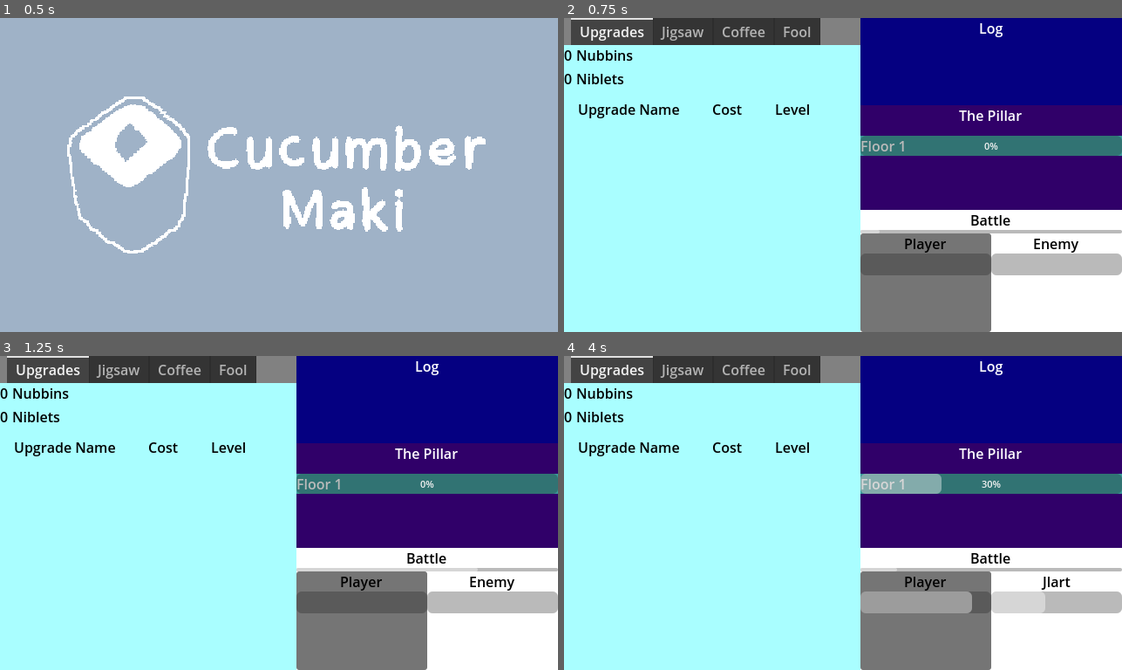
Above: before the commit, frames 1-4 (two rows, left to right).
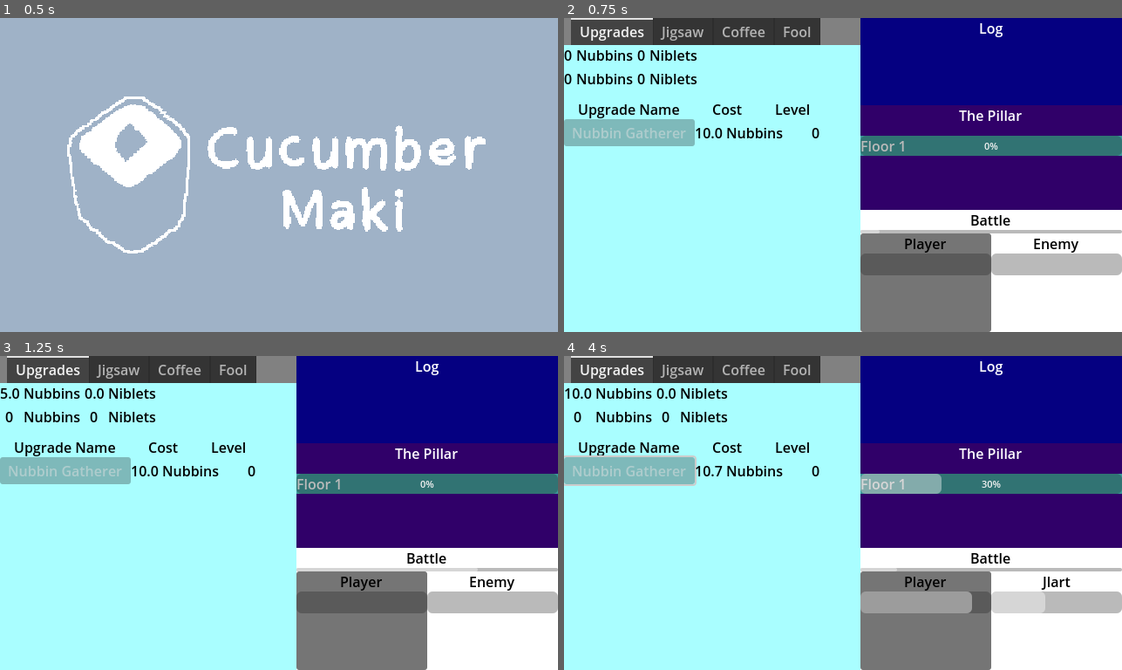
Above: after the commit, the same moments.

Repository: Cucumber-Maki/gmtk-2025
Game: Godot game, scene res://scenes/splashScreen/splashScreen.tscn
Two runs of this game, one before a commit and one after it. Both use one fixed random seed, a clock stepped at 60 frames per second and the inputs below.
Inputs (mouse positions are in pixels of both pictures, inside the frame that each line leads up to):
- Up to frame 1 (0.5 s): no input
- Up to frame 2 (0.75 s): tap Enter at 0.5 s; move the mouse to (965, 159) at 0.52 s; click (965, 159) at 0.67 s
- Up to frame 3 (1.25 s): no input
- Up to frame 4 (4 s): drag from (731, 528) to (815, 575) at 1.27 s; click (630, 472) at 2 s, where only the run after the commit has a clickable "Nubbin Gatherer"; move the mouse to (898, 443) at 2.77 s; drag from (815, 575) to (675, 465) at 3.52 s

Frame 1 is identical in both runs. In frame 2, 2.8% of the frame differs, in the area x 0-46%, y 10-41%; in frame 3, 3.3%; in frame 4, 3.6%, in the area x 0-46%, y 10-42%.

Commit message:
feat: resources

Diff:
--- /dev/null
+++ b/assets/gameLoop/resources/resources.gd
@@ -0,0 +1,47 @@
+extends Node
+
+enum UpgradeResource{
+	Nubbin,
+	Niblet,
+}
+
+var currentNubbins : float;
+var currentNiblets : float;
+
+var nubbinsPerSecond : float;
+var nibletsPerSecond : float;
+
+signal nubbinsChanged
+signal nibletsChanged
+func addResource(amount : float, resourceType : UpgradeResource) -> void:
+	match resourceType:
+		UpgradeResource.Nubbin:
+			currentNubbins += amount
+			nubbinsChanged.emit()
+		UpgradeResource.Niblet:
+			currentNiblets += amount
+			nibletsChanged.emit()
+
+
+
+func getResource(resourceType : UpgradeResource) -> float:
+	match resourceType:
+		UpgradeResource.Nubbin:
+			return currentNubbins;
+		UpgradeResource.Niblet:
+			return currentNiblets;
+		_:
+			return currentNubbins
+
+var timer : float;
+func _process(delta: float) -> void:
+	timer += delta
+	if timer > 1:
+		addResource(nubbinsPerSecond, UpgradeResource.Nubbin)
+		addResource(nibletsPerSecond, UpgradeResource.Niblet)
+		timer -= 1;
+
+func _ready() -> void:
+	currentNiblets = 0;
+	currentNubbins = 0;
+	nubbinsPerSecond = 5;
--- /dev/null
+++ b/assets/menus/upgradePage/resourceCounts.gd
@@ -0,0 +1,23 @@
+extends GridContainer
+
+func _ready() -> void:
+	Resources.nubbinsChanged.connect(updateNubbins)
+	Resources.nibletsChanged.connect(updateNiblets)
+
+
+
+func updateNubbins() -> void:
+	var newValue : float= Resources.getResource(Resources.UpgradeResource.Nubbin);
+	$NubbinsNumber.text = str(newValue);
+
+func updateNiblets() -> void:
+	var newValue : float= Resources.getResource(Resources.UpgradeResource.Niblet);
+	$NibletsNumber.text = str(newValue);
+
+func updateNubbinsPerSecond() -> void:
+	pass;
+#	TODO
+
+func updateNibletsPerSecond() -> void:
+	pass;
+#	TODO
--- /dev/null
+++ b/assets/menus/upgradePage/resourceCounts.tscn
@@ -0,0 +1,51 @@
+[gd_scene load_steps=2 format=3 uid="uid://cti4kq5aohg0l"]
+
+[ext_resource type="Script" uid="uid://d00r7hj3snnmj" path="res://assets/menus/upgradePage/resourceCounts.gd" id="1_a5u2r"]
+
+[node name="ResourceCounts" type="GridContainer"]
+columns = 4
+script = ExtResource("1_a5u2r")
+
+[node name="NubbinsNumber" type="Label" parent="."]
+layout_mode = 2
+theme_override_colors/font_color = Color(0, 0, 0, 1)
+text = "0"
+horizontal_alignment = 1
+
+[node name="NubbinsLabel" type="Label" parent="."]
+layout_mode = 2
+theme_override_colors/font_color = Color(0, 0, 0, 1)
+text = "Nubbins"
+
+[node name="NibletsNumber" type="Label" parent="."]
+layout_mode = 2
+theme_override_colors/font_color = Color(0, 0, 0, 1)
+text = "0"
+horizontal_alignment = 1
+
+[node name="NibletsLabel" type="Label" parent="."]
+layout_mode = 2
+theme_override_colors/font_color = Color(0, 0, 0, 1)
+text = "Niblets"
+
+[node name="NubbinsPerSecondNumber" type="Label" parent="."]
+layout_mode = 2
+theme_override_colors/font_color = Color(0, 0, 0, 1)
+text = "0"
+horizontal_alignment = 1
+
+[node name="NubbinsPerSecondLabel" type="Label" parent="."]
+layout_mode = 2
+theme_override_colors/font_color = Color(0, 0, 0, 1)
+text = "Nubbins"
+
+[node name="NibletsPerSecondNumber" type="Label" parent="."]
+layout_mode = 2
+theme_override_colors/font_color = Color(0, 0, 0, 1)
+text = "0"
+horizontal_alignment = 1
+
+[node name="NibletsPerSecondLabel" type="Label" parent="."]
+layout_mode = 2
+theme_override_colors/font_color = Color(0, 0, 0, 1)
+text = "Niblets"
--- a/assets/menus/upgradePage/upgradeButtons.gd
+++ b/assets/menus/upgradePage/upgradeButtons.gd
@@ -1,18 +1,19 @@
 extends VBoxContainer
 
-enum UpgradeResource{
-	Nubbin,
-	Niblet,
-}
 
 var upgradeRowPreload = preload("res://assets/menus/upgradePage/upgradeRow.tscn");
 
 func _ready() -> void:
-	pass;
+
 	#upgrade rows
+	addUpgradeRow("Nubbin Gatherer", "A lil guy to gather you nubbins", 10, 1.07, Resources.UpgradeResource.Nubbin, func():pass);
 
-
-func addUpgradeRow(buttonName : String, buttonHover : String, costMultiplier : float, resource : UpgradeResource, effect : Callable):
+func addUpgradeRow(buttonName : String,
+	buttonHover : String,
+	baseCost: float,
+	costMultiplier : float,
+	resource : Resources.UpgradeResource,
+	effect : Callable):
 	var upgradeRow = upgradeRowPreload.instantiate();
-	upgradeRow.initialSetup(buttonName, buttonHover, costMultiplier, resource, effect)
+	upgradeRow.initialSetup(buttonName, buttonHover, baseCost,costMultiplier, resource, effect)
 	add_child(upgradeRow)
--- a/assets/menus/upgradePage/upgradeRow.gd
+++ b/assets/menus/upgradePage/upgradeRow.gd
@@ -1,29 +1,49 @@
 extends HBoxContainer
 
-enum UpgradeResource{
-	Nubbin,
-	Niblet,
-}
 
-var _currentCost : int;
+
+var _currentCost : float;
 var _costMultiplier : float;
-var _requiredResource : UpgradeResource;
+var _requiredResource : Resources.UpgradeResource;
 
 func _ready() -> void:
-	var _buttonName : String = "Name Goes Here";
-	var _buttonHoverDescription : String = "Description";
+#	default value
+	_costMultiplier = 1.07;
+	$Button.button_up.connect(completePurchase);
 
-	_costMultiplier = 1.07;
-	var _requiredResource : UpgradeResource;
 
-func initalSetup(buttonName : String,
+func initialSetup(buttonName : String,
 	buttonHover : String,
+	baseCost : float,
 	costMultiplier : float,
-	resource : UpgradeResource,
+	resource : Resources.UpgradeResource,
 	effect : Callable) -> void:
 	$Button.text = buttonName;
 	$Button.tooltip_text = buttonHover;
 	$Button.button_up.connect(effect);
 
+	_currentCost = baseCost;
 	_costMultiplier = costMultiplier;
 	_requiredResource = resource;
+	refreshCost()
+
+func refreshCost():
+	if _requiredResource == Resources.UpgradeResource.Niblet:
+		$Cost.text = str(_currentCost)+" Niblets";
+	elif _requiredResource == Resources.UpgradeResource.Nubbin:
+		$Cost.text = str(_currentCost)+" Nubbins";
+
+
+func completePurchase():
+	Resources.addResource(-_currentCost, _requiredResource)
+	_currentCost = _currentCost*_costMultiplier;
+	refreshCost()
+
+func _process(delta: float) -> void:
+	validatePurchasable()
+
+func validatePurchasable():
+	if Resources.getResource(_requiredResource) >= _currentCost:
+		$Button.disabled = false;
+	else:
+		$Button.disabled = true;
--- a/assets/menus/upgradePage/upgradeRow.tscn
+++ b/assets/menus/upgradePage/upgradeRow.tscn
@@ -8,6 +8,7 @@
 [node name="Button" type="Button" parent="."]
 custom_minimum_size = Vector2(150, 0)
 layout_mode = 2
+disabled = true
 text = "Nubbin Gatherer"
 
 [node name="Cost" type="Label" parent="."]
--- a/project.godot
+++ b/project.godot
@@ -25,6 +25,7 @@
 GameSettings="*res://assets/game/gameSettings.gd"
 GameState="*res://assets/game/gameState.gd"
 DebugSettings="*res://assets/debug/debugSettings/debugSettings.gd"
+Resources="*res://assets/gameLoop/resources/resources.gd"
 
 [debug]
 
--- a/scenes/game/game.tscn
+++ b/scenes/game/game.tscn
@@ -1,7 +1,8 @@
-[gd_scene load_steps=11 format=3 uid="uid://cea0kc0y5xkmo"]
+[gd_scene load_steps=12 format=3 uid="uid://cea0kc0y5xkmo"]
 
 [ext_resource type="PackedScene" uid="uid://xy3aopgi2d6r" path="res://assets/menus/upgradePage/upgradeButtons.tscn" id="1_0sr1o"]
 [ext_resource type="PackedScene" uid="uid://bbifpjh38o0od" path="res://assets/jigsaw/hand/hand.tscn" id="1_7h61r"]
+[ext_resource type="PackedScene" uid="uid://cti4kq5aohg0l" path="res://assets/menus/upgradePage/resourceCounts.tscn" id="1_87uf6"]
 [ext_resource type="PackedScene" uid="uid://43nivlwe34mu" path="res://assets/jigsaw/jigsawPiece/jigsawPieceBase.tscn" id="2_0sr1o"]
 [ext_resource type="PackedScene" uid="uid://bxc6gcyp5h2hr" path="res://assets/gameLoop/log/log.tscn" id="3_0sr1o"]
 [ext_resource type="PackedScene" uid="uid://81ra0g3pbd5y" path="res://assets/gameLoop/pillar/pillar.tscn" id="4_kelw5"]
@@ -65,31 +66,8 @@
 grow_vertical = 2
 dragging_enabled = false
 
-[node name="ResourceCounts" type="GridContainer" parent="CanvasLayer/HSplitContainer/UpgradePanel/Upgrades/VSplitContainer"]
+[node name="ResourceCounts" parent="CanvasLayer/HSplitContainer/UpgradePanel/Upgrades/VSplitContainer" instance=ExtResource("1_87uf6")]
 layout_mode = 2
-columns = 2
-
-[node name="NubbinsNumber" type="Label" parent="CanvasLayer/HSplitContainer/UpgradePanel/Upgrades/VSplitContainer/ResourceCounts"]
-layout_mode = 2
-theme_override_colors/font_color = Color(0, 0, 0, 1)
-text = "0"
-horizontal_alignment = 1
-
-[node name="NubbinsLabel" type="Label" parent="CanvasLayer/HSplitContainer/UpgradePanel/Upgrades/VSplitContainer/ResourceCounts"]
-layout_mode = 2
-theme_override_colors/font_color = Color(0, 0, 0, 1)
-text = "Nubbins"
-
-[node name="NibletsNumber" type="Label" parent="CanvasLayer/HSplitContainer/UpgradePanel/Upgrades/VSplitContainer/ResourceCounts"]
-layout_mode = 2
-theme_override_colors/font_color = Color(0, 0, 0, 1)
-text = "0"
-horizontal_alignment = 1
-
-[node name="NibletsLabel" type="Label" parent="CanvasLayer/HSplitContainer/UpgradePanel/Upgrades/VSplitContainer/ResourceCounts"]
-layout_mode = 2
-theme_override_colors/font_color = Color(0, 0, 0, 1)
-text = "Niblets"
 
 [node name="UpgradeButtons" parent="CanvasLayer/HSplitContainer/UpgradePanel/Upgrades/VSplitContainer" instance=ExtResource("1_0sr1o")]
 layout_mode = 2
Not shown, added: assets/gameLoop/resources/resources.gd.uid
Not shown, added: assets/menus/upgradePage/resourceCounts.gd.uid
